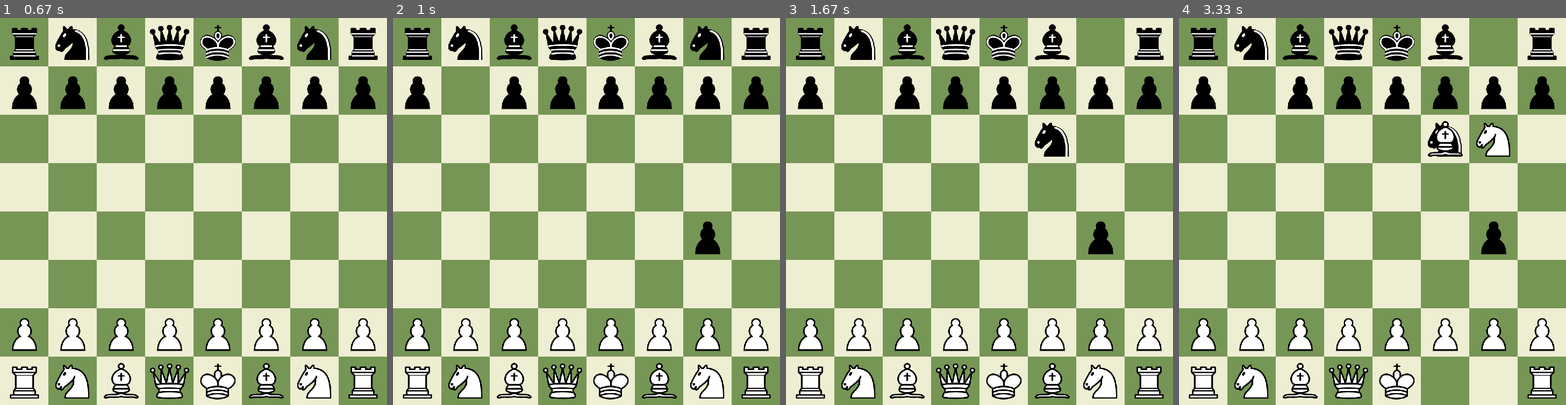
Above: before the commit, frames 1-4 (left to right).
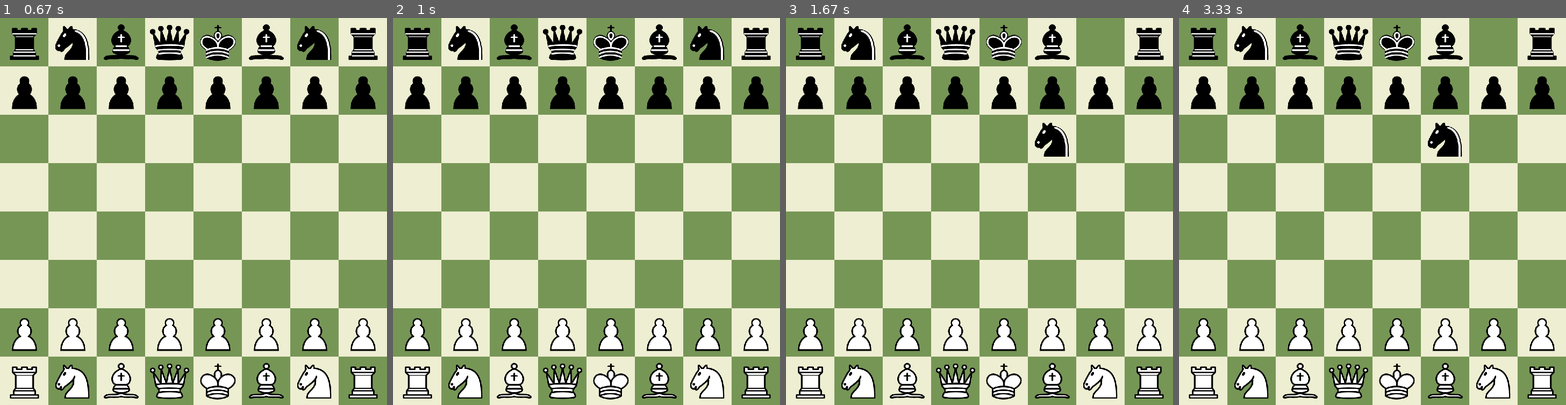
Above: after the commit, the same moments.

Repository: yorgokennos/ChessWithPyGame
Game: pygame game, started from main.py
The game is run twice, just before and just after one commit, with the same random seed, the same clock (stepped at 60 frames per second) and the same inputs.
Inputs (mouse positions are in pixels of both pictures, inside the frame that each line leads up to):
- Up to frame 1 (0.67 s): click (23, 91) at 0.38 s
- Up to frame 2 (1 s): press the mouse at (466, 91) at 0.7 s; move the mouse to (582, 165) at 0.8 s; release the mouse at (698, 242) at 0.93 s
- Up to frame 3 (1.67 s): press the mouse at (1099, 41) at 1.03 s; move the mouse to (1068, 99) at 1.13 s; release the mouse at (1041, 157) at 1.27 s
- Up to frame 4 (3.33 s): press the mouse at (1446, 381) at 1.87 s; move the mouse to (1453, 250) at 1.97 s; release the mouse at (1457, 114) at 2.1 s; press the mouse at (1446, 381) at 2.2 s; move the mouse to (1353, 285) at 2.3 s; release the mouse at (1260, 188) at 2.43 s; press the mouse at (1492, 381) at 3.03 s; move the mouse to (1484, 250) at 3.13 s; release the mouse at (1480, 118) at 3.27 s

Frame 1 is identical in both runs. In frame 2, 0.7% of the frame differs, in the area x 15-85%, y 15-62%; in frame 3, 0.7%; in frame 4, 2.5%, in the area x 15-86%, y 15-99%.

Commit message:
Update main.py
Added movement rules for every piece! Currently collisions from bishop, rook and knight movements crash the game. Pawn, King and Queen works properly. Needs more tweaking and testing.

Diff:
--- a/main.py
+++ b/main.py
@@ -7,16 +7,15 @@
 clock = pygame.time.Clock()
 running = True
 
-#cboard setup
+#board setup
 color_dark_green = (118, 150, 86)
 color_light_green = (238, 238, 210)
 square_size = 90
 offset = (square_size - 85) // 2 #assuming piece size is 85
 
-
 ###PIECE CLASS ####
 class Piece:
-    def __init__(self, image_path, position, square_size, offset):
+    def __init__(self, image_path, position, square_size, offset, piece_type, color):
         self.image = pygame.image.load(image_path)
         self.image = pygame.transform.scale(self.image, (square_size - offset * 2, square_size - offset * 2))
         self.position = position
@@ -24,6 +23,8 @@
         self.offset = offset
         self.rect = self.image.get_rect()
         self.rect.topleft = (position[0] * square_size + offset, position[1] * square_size + offset)
+        self.piece_type = piece_type
+        self.color = color
 
     def draw(self, surface):
         surface.blit(self.image, self.rect.topleft)
@@ -31,72 +32,216 @@
     def move(self, new_position):
         self.position = new_position
         self.rect.topleft = (new_position[0] * self.square_size + self.offset, new_position[1] * self.square_size + self.offset)
+
+def is_valid_pawn_move(piece, new_position, pieces):
+    start_x, start_y = piece.position
+    end_x, end_y = new_position
+
+    #consider if the piece is black or white
+    direction = -1 if piece.color == 'w' else 1
+    start_row = 6 if piece.color == 'w' else 1
+
+    # Check if move is forward
+    if start_x == end_x:
+        # Move forward one square
+        if end_y - start_y == direction and (end_x, end_y) not in pieces:
+            return True
+        # Move forward two squares from starting position
+        if start_y == start_row and end_y - start_y == 2 * direction and (end_x, end_y) not in pieces and (end_x, start_y + direction) not in pieces:
+            return True
+    # Check if move is diagonal capture
+    elif abs(start_x - end_x) == 1 and end_y - start_y == direction and (end_x, end_y) in pieces and pieces[(end_x, end_y)].color != piece.color:
+        return True
+
+    return False
+
+def is_valid_knight_move(piece, new_position, pieces):
+    start_x, start_y = piece.position
+    end_x, end_y = new_position
+
+    dx = abs(start_x - end_x)
+    dy = abs(start_y - end_y)
+
+    #check if move forms L shape
+    if (dx == 2 and dy == 1) or (dx == 1 and dy == 2):
+        #destination square is empty or contains opponent's piece
+        if(end_x, end_y) not in pieces or pieces[(end_x - end_y)].color != piece.color:
+            return True
+
+    return False
+
+def is_valid_bishop_move(piece, new_position, pieces):
+    start_x, start_y = piece.position
+    end_x, end_y = new_position
+
+    dx = abs(start_x - end_x)
+    dy = abs(start_y - end_y)
+
+    #check if movement is diagonal
+    if(dx == dy):
+
+        #direction of movement
+        step_x = 1 if end_x > start_x else -1
+        step_y = 1 if end_y > start_y else -1
+
+        #check if path is clear
+        x, y = start_x + step_x, start_y + step_y
+        while x != end_x and y != end_y:
+            if (x, y) in pieces:
+                return False
+            x += step_x
+            y += step_y
+
+
+        #check if empty or has opponent's piece
+        if(end_x, end_y) not in pieces or pieces[(end_x - end_y)].color != piece.color:
+            return True
+
+    return False
+
+def is_valid_rook_move(piece, new_position, pieces):
+    start_x, start_y = piece.position
+    end_x, end_y = new_position
+
+    dx = abs(start_x - end_x)
+    dy = abs(start_y - end_y)
+
+    #check if movement is vertical or horizontal
+    if(dx == 0 and dy >= 1) or (dx >=1 and dy == 0):
+
+        #direction of movement
+        if dx == 0: #moving vertically
+            step_x = 0
+            step_y = 1 if end_y > start_y else -1
+        else: #moving horizontally
+            step_x = 1 if end_x > start_x else -1
+            step_y = 0
+
+
+        #check if path is clear
+        x, y = start_x + step_x, start_y + step_y
+        while x != end_x and y != end_y:
+            if (x, y) in pieces:
+                return False
+            x += step_x
+            y += step_y
+
+        #check if empty or has opponent's piece
+        if(end_x, end_y) not in pieces or pieces[(end_x - end_y)].color != piece.color:
+            return True
+
+    return False
+
+def is_valid_queen_move(piece, new_position, pieces):
+    start_x, start_y = piece.position
+    end_x, end_y = new_position
+
+    dx = abs(start_x - end_x)
+    dy = abs(start_y - end_y)
+
+    #check diagonal, vertical and horizontal movement "patterns"
+    if (dx == dy) or (dx == 0 and dy >= 1) or (dx >=1 and dy == 0):
+        #check for pieces in the way
+        if dx == dy: #diagonal movement
+            step_x = 1 if end_x > start_x else -1
+            step_y = 1 if end_y > start_y else -1
+        elif dx == 0: #vertical movement
+            step_x = 0
+            step_y = 1 if end_y > start_y else -1
+        else: #horizontal movement
+            step_x = 1 if end_x > start_x else -1
+            step_y = 0
+
+         # Check if the path is clear
+        x, y = start_x + step_x, start_y + step_y
+        while x != end_x or y != end_y:
+            if (x, y) in pieces:
+                return False
+            x += step_x
+            y += step_y
+
+
+        # Check if the destination square is empty or contains an opponent's piece
+        if (end_x, end_y) not in pieces or pieces[(end_x, end_y)].color != piece.color:
+            return True
+
+    return False
+
+def is_valid_king_move(piece, new_position, pieces):
+    start_x, start_y = piece.position
+    end_x, end_y = new_position
+
+    dx = abs(start_x - end_x)
+    dy = abs(start_y - end_y)
+
+    #king can move in any direction one square
+    if max(dx, dy) == 1: #max() returns the highest value. So as long as dx, or dy is not >1
+        #check for empty or opponent's pieces
+        if(end_x, end_y) not in pieces or pieces[(end_x - end_y)].color != piece.color:
+            return True
+    return False
+
 
 
 #funciton to draw the board
 def draw_board():
     for x in range(8):
         for y in range(8):
-            if (x+ y) % 2 == 0:
+            if (x + y) % 2 == 0:
                 pygame.draw.rect(surface, color_dark_green, pygame.Rect(x * square_size, y * square_size, square_size, square_size))
             else:
                 pygame.draw.rect(surface, color_light_green, pygame.Rect(x * square_size, y * square_size, square_size, square_size))
 
-
-
 #dictionary with Piece class
 pieces = {
-    'pawn_b1': Piece("Pieces Images/pawn-b.svg", (0, 1), square_size, offset),
-    'pawn_b2': Piece("Pieces Images/pawn-b.svg", (1, 1), square_size, offset),
-    'pawn_b3': Piece("Pieces Images/pawn-b.svg", (2, 1), square_size, offset),
-    'pawn_b4': Piece("Pieces Images/pawn-b.svg", (3, 1), square_size, offset),
-    'pawn_b5': Piece("Pieces Images/pawn-b.svg", (4, 1), square_size, offset),
-    'pawn_b6': Piece("Pieces Images/pawn-b.svg", (5, 1), square_size, offset),
-    'pawn_b7': Piece("Pieces Images/pawn-b.svg", (6, 1), square_size, offset),
-    'pawn_b8': Piece("Pieces Images/pawn-b.svg", (7, 1), square_size, offset),
-
-    'pawn_w1': Piece("Pieces Images/pawn-w.svg", (0, 6), square_size, offset),
-    'pawn_w2': Piece("Pieces Images/pawn-w.svg", (1, 6), square_size, offset),
-    'pawn_w3': Piece("Pieces Images/pawn-w.svg", (2, 6), square_size, offset),
-    'pawn_w4': Piece("Pieces Images/pawn-w.svg", (3, 6), square_size, offset),
-    'pawn_w5': Piece("Pieces Images/pawn-w.svg", (4, 6), square_size, offset),
-    'pawn_w6': Piece("Pieces Images/pawn-w.svg", (5, 6), square_size, offset),
-    'pawn_w7': Piece("Pieces Images/pawn-w.svg", (6, 6), square_size, offset),
-    'pawn_w8': Piece("Pieces Images/pawn-w.svg", (7, 6), square_size, offset),
-
-    'knight_b1': Piece("Pieces Images/knight-b.svg", (1, 0), square_size, offset),
-    'knight_b2': Piece("Pieces Images/knight-b.svg", (6, 0), square_size, offset),
-
-    'knight_w1': Piece("Pieces Images/knight-w.svg", (1, 7), square_size, offset),
-    'knight_w2': Piece("Pieces Images/knight-w.svg", (6, 7), square_size, offset),
-
-    'bishop_b1': Piece("Pieces Images/bishop-b.svg", (2, 0), square_size, offset),
-    'bishop_b2': Piece("Pieces Images/bishop-b.svg", (5, 0), square_size, offset),
-
-    'bishop_w1': Piece("Pieces Images/bishop-w.svg", (2, 7), square_size, offset),
-    'bishop_w2': Piece("Pieces Images/bishop-w.svg", (5, 7), square_size, offset),
-
-    'rook_b1': Piece("Pieces Images/rook-b.svg", (0, 0), square_size, offset),
-    'rook_b2': Piece("Pieces Images/rook-b.svg", (7, 0), square_size, offset),
-
-    'rook_w1': Piece("Pieces Images/rook-w.svg", (0, 7), square_size, offset),
-    'rook_w2': Piece("Pieces Images/rook-w.svg", (7, 7), square_size, offset),
-
-    'queen_b': Piece("Pieces Images/queen-b.svg", (3, 0), square_size, offset),
-    'queen_w': Piece("Pieces Images/queen-w.svg", (3, 7), square_size, offset),
-
-    'king_b': Piece("Pieces Images/king-b.svg", (4, 0), square_size, offset),
-    'king_w': Piece("Pieces Images/king-w.svg", (4, 7), square_size, offset)
+    (0, 1): Piece("Pieces Images/pawn-b.svg", (0, 1), square_size, offset, "pawn", 'b'),
+    (1, 1): Piece("Pieces Images/pawn-b.svg", (1, 1), square_size, offset, "pawn", 'b'),
+    (2, 1): Piece("Pieces Images/pawn-b.svg", (2, 1), square_size, offset, "pawn", 'b'),
+    (3, 1): Piece("Pieces Images/pawn-b.svg", (3, 1), square_size, offset, "pawn", 'b'),
+    (4, 1): Piece("Pieces Images/pawn-b.svg", (4, 1), square_size, offset, "pawn", 'b'),
+    (5, 1): Piece("Pieces Images/pawn-b.svg", (5, 1), square_size, offset, "pawn", 'b'),
+    (6, 1): Piece("Pieces Images/pawn-b.svg", (6, 1), square_size, offset, "pawn", 'b'),
+    (7, 1): Piece("Pieces Images/pawn-b.svg", (7, 1), square_size, offset, "pawn", 'b'),
+
+    (0, 6): Piece("Pieces Images/pawn-w.svg", (0, 6), square_size, offset, "pawn", 'w'),
+    (1, 6): Piece("Pieces Images/pawn-w.svg", (1, 6), square_size, offset, "pawn", 'w'),
+    (2, 6): Piece("Pieces Images/pawn-w.svg", (2, 6), square_size, offset, "pawn", 'w'),
+    (3, 6): Piece("Pieces Images/pawn-w.svg", (3, 6), square_size, offset, "pawn", 'w'),
+    (4, 6): Piece("Pieces Images/pawn-w.svg", (4, 6), square_size, offset, "pawn", 'w'),
+    (5, 6): Piece("Pieces Images/pawn-w.svg", (5, 6), square_size, offset, "pawn", 'w'),
+    (6, 6): Piece("Pieces Images/pawn-w.svg", (6, 6), square_size, offset, "pawn", 'w'),
+    (7, 6): Piece("Pieces Images/pawn-w.svg", (7, 6), square_size, offset, "pawn", 'w'),
+
+    (1, 0): Piece("Pieces Images/knight-b.svg", (1, 0), square_size, offset, "knight", 'b'),
+    (6, 0): Piece("Pieces Images/knight-b.svg", (6, 0), square_size, offset, "knight", 'b'),
+
+    (1, 7): Piece("Pieces Images/knight-w.svg", (1, 7), square_size, offset, "knight", 'w'),
+    (6, 7): Piece("Pieces Images/knight-w.svg", (6, 7), square_size, offset, "knight", 'w'),
+
+    (2, 0): Piece("Pieces Images/bishop-b.svg", (2, 0), square_size, offset, "bishop", 'b'),
+    (5, 0): Piece("Pieces Images/bishop-b.svg", (5, 0), square_size, offset, "bishop", 'b'),
+
+    (2, 7): Piece("Pieces Images/bishop-w.svg", (2, 7), square_size, offset, "bishop", 'w'),
+    (5, 7): Piece("Pieces Images/bishop-w.svg", (5, 7), square_size, offset, "bishop", 'w'),
+
+    (0, 0): Piece("Pieces Images/rook-b.svg", (0, 0), square_size, offset, "rook", 'b'),
+    (7, 0): Piece("Pieces Images/rook-b.svg", (7, 0), square_size, offset, "rook", 'b'),
+
+    (0, 7): Piece("Pieces Images/rook-w.svg", (0, 7), square_size, offset, "rook", 'w'),
+    (7, 7): Piece("Pieces Images/rook-w.svg", (7, 7), square_size, offset, "rook", 'w'),
+
+    (3, 0): Piece("Pieces Images/queen-b.svg", (3, 0), square_size, offset, "queen", 'b'),
+    (3, 7): Piece("Pieces Images/queen-w.svg", (3, 7), square_size, offset, "queen", 'w'),
+
+    (4, 0): Piece("Pieces Images/king-b.svg", (4, 0), square_size, offset, "king", 'b'),
+    (4, 7): Piece("Pieces Images/king-w.svg", (4, 7), square_size, offset, "king", 'w')
 }
-
 
 #draw pieces
 for piece in pieces.values():
     piece.draw(surface)
 
 pygame.display.flip()
-
-
 
 #variables needed for click/dragging
 dragging_piece = None
@@ -117,13 +262,10 @@
         if event.type == pygame.QUIT:
             running = False
 
-
         #detecting left mouse press down
         elif event.type == pygame.MOUSEBUTTONDOWN:
             if event.button == 1: #1 = left_mouse   2 = scroll  3 = right_mouse
-                print("left mouse button pressed")
                 mx, my = pygame.mouse.get_pos()
-                print( pygame.mouse.get_pos())
                 for piece_key, piece in pieces.items():
                     if piece.rect.collidepoint(mx, my):
                         dragging_piece = piece
@@ -136,14 +278,41 @@
             if event.button == 1 and dragging_piece is not None:
                 mx, my = pygame.mouse.get_pos()
                 new_position = (mx // square_size, my // square_size)
-                dragging_piece.move(new_position)
+
+                if dragging_piece.piece_type == 'pawn' and is_valid_pawn_move(dragging_piece, new_position, pieces):
+                    pieces.pop(dragging_piece.position)
+                    dragging_piece.move(new_position)
+                    pieces[new_position] = dragging_piece
+                elif dragging_piece.piece_type == 'knight' and is_valid_knight_move(dragging_piece, new_position, pieces):
+                    pieces.pop(dragging_piece.position)
+                    dragging_piece.move(new_position)
+                    pieces[new_position] = dragging_piece
+                elif dragging_piece.piece_type == 'bishop' and is_valid_bishop_move(dragging_piece, new_position, pieces):
+                    pieces.pop(dragging_piece.position)
+                    dragging_piece.move(new_position)
+                    pieces[new_position] = dragging_piece
+                elif dragging_piece.piece_type == 'rook' and is_valid_rook_move(dragging_piece, new_position, pieces):
+                    pieces.pop(dragging_piece.position)
+                    dragging_piece.move(new_position)
+                    pieces[new_position] = dragging_piece
+                elif dragging_piece.piece_type == 'queen' and is_valid_queen_move(dragging_piece, new_position, pieces):
+                    pieces.pop(dragging_piece.position)
+                    dragging_piece.move(new_position)
+                    pieces[new_position] = dragging_piece
+                elif dragging_piece.piece_type == 'king' and is_valid_queen_move(dragging_piece, new_position, pieces):
+                    pieces.pop(dragging_piece.position)
+                    dragging_piece.move(new_position)
+                    pieces[new_position] = dragging_piece
+                else:
+                    # Reset the position of the piece if move is invalid
+                    dragging_piece.move(dragging_piece.position)
+
                 dragging_piece = None
         elif event.type == pygame.MOUSEMOTION:
             if dragging_piece is not None:
                 mx, my = event.pos
                 dragging_piece.rect.topleft = (mx + drag_offset_x, my + drag_offset_y)
 
-
     #re-draw board and pieces
     draw_board()
 
